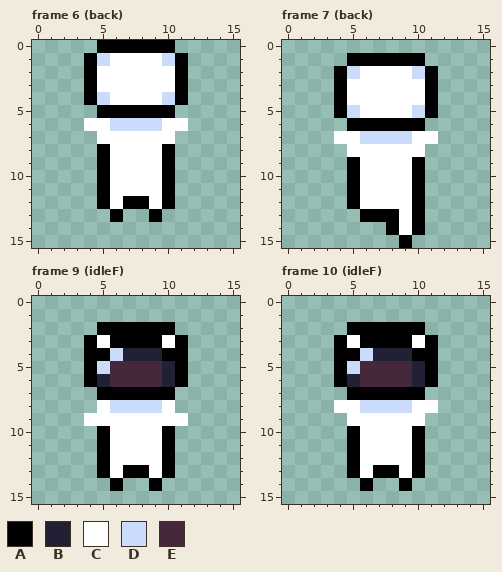
Two states of a pixel-art file, Assets/DotAse/Sprites/Provs/Ast_noarm.ase. Above, as it was before the edit.
16x16 pixels, 14 frames. Shown: frame 6 (back), frame 7 (back), frame 9 (idleF), frame 10 (idleF). The commit also changed other frames, which this record leaves out.
Palette (. is transparent): A #000000  B #222034  C #ffffff  D #cbdbfc  E #45283c
After:
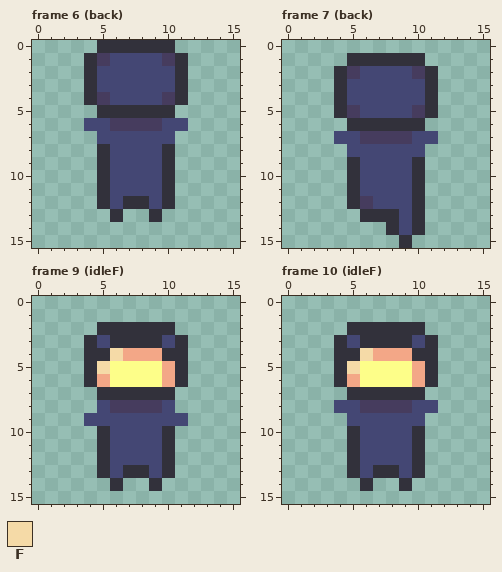
Colours new in this view: F #f5daa7
Edits made:
colour A: #000000 -> #32313b
colour B: #222034 -> #f3a787
colour C: #ffffff -> #444774
colour D: #cbdbfc -> #463c5e
colour E: #45283c -> #fdfe89
Changed rows in their new state; - is a pixel that keeps its letter.
Frame 7 (back):
first column x 6:
12 D
Frame 9 (idleF):
first column x 5:
 4 -F
 5 F-
Frame 10 (idleF): the same change as frame 9 (idleF)
Boxes around the changes in both pictures, in picture pixels (x1, y1, x2, y2):
changed: (84, 40, 188, 222)
changed: (334, 53, 438, 248)
changed: (84, 322, 188, 491)
changed: (334, 322, 438, 491)
